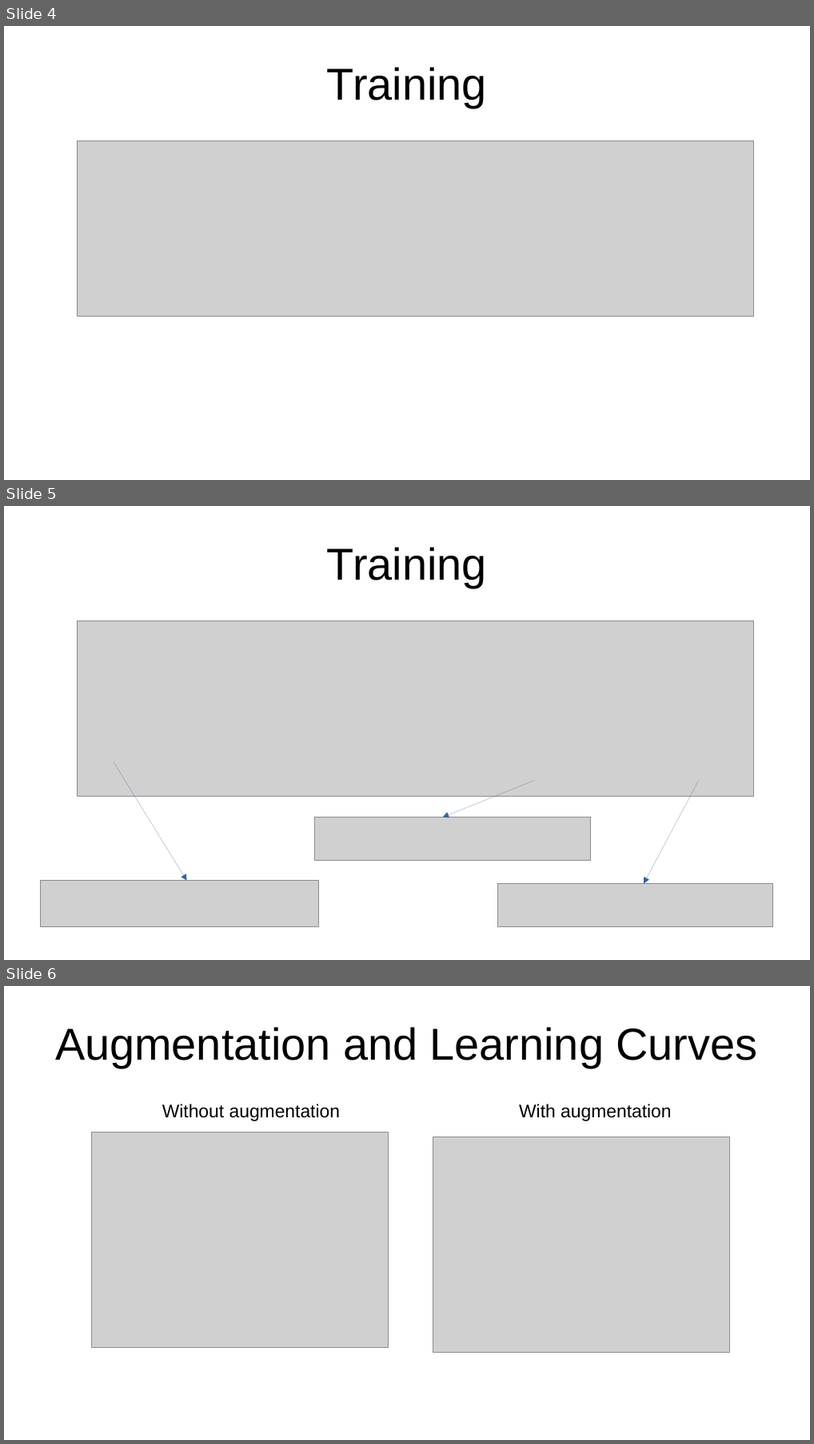
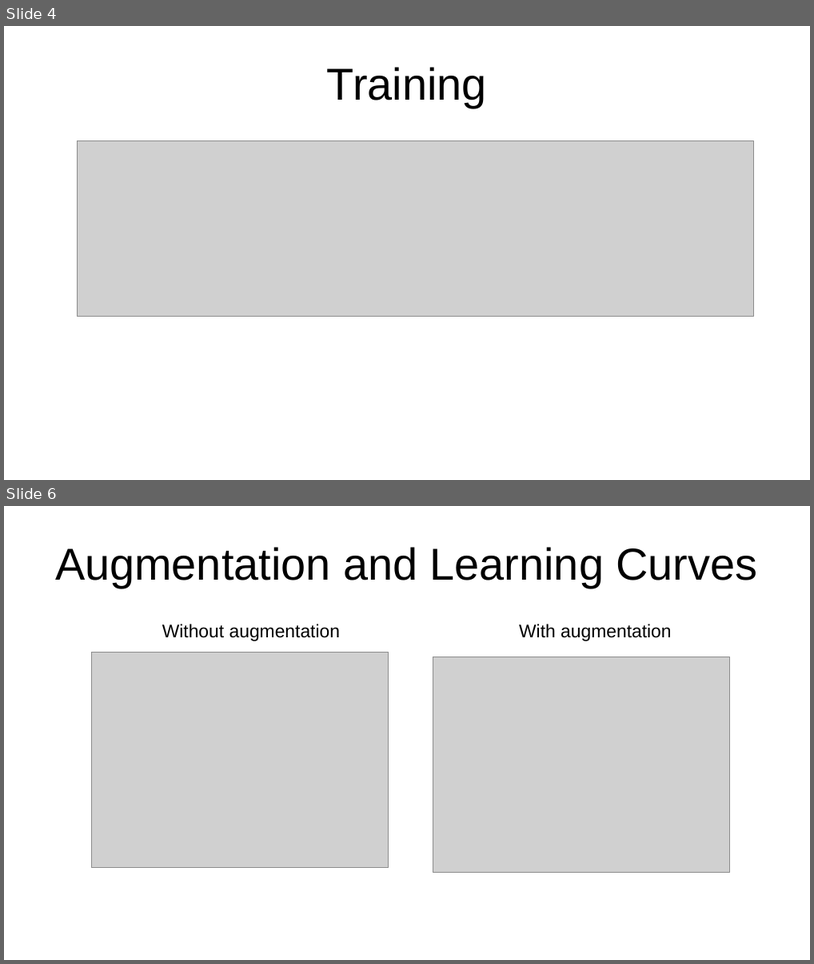
Before and after one commit to MehdinMasinovic/ImageClassificationMLExc3, a slide deck: waldemar/presentation.odp. Shown one above the other, each under a label of ours: slides 4, 5 and 6 before the commit, slides 4 and 6 after it; the slides between them are not shown. The pictures are 814x1444 and 814x964 pixels, drawn with LibreOffice and Linux fonts; fonts in the diff are those of the drawing; grey boxes stand for pictures. Boxes give left, top, right and bottom in pixels: in the first picture for what was removed or moved away, otherwise in the second. Text is boxed around its words. In the diff, an @@ line names an element or a change of style, - is before the commit and + after.

```diff
--- a/waldemar/presentation.odp
+++ b/waldemar/presentation.odp
@@ slide 5 removed at <box>4,506,810,960</box>, background #FFFFFF @@
@@ title removed at <box>327,547,487,588</box> @@
-Training
@@ picture removed at <box>77,621,754,796</box> @@
@@ arrow removed from (114, 762) to (187, 880) @@
@@ arrow removed from (534, 780) to (443, 817) @@
@@ arrow removed from (699, 780) to (644, 884) @@
@@ picture removed at <box>315,817,591,860</box> @@
@@ picture removed at <box>41,880,318,927</box> @@
@@ picture removed at <box>498,884,774,927</box> @@
```
Also in this commit, not shown: 1 slide added, 1 other file.
